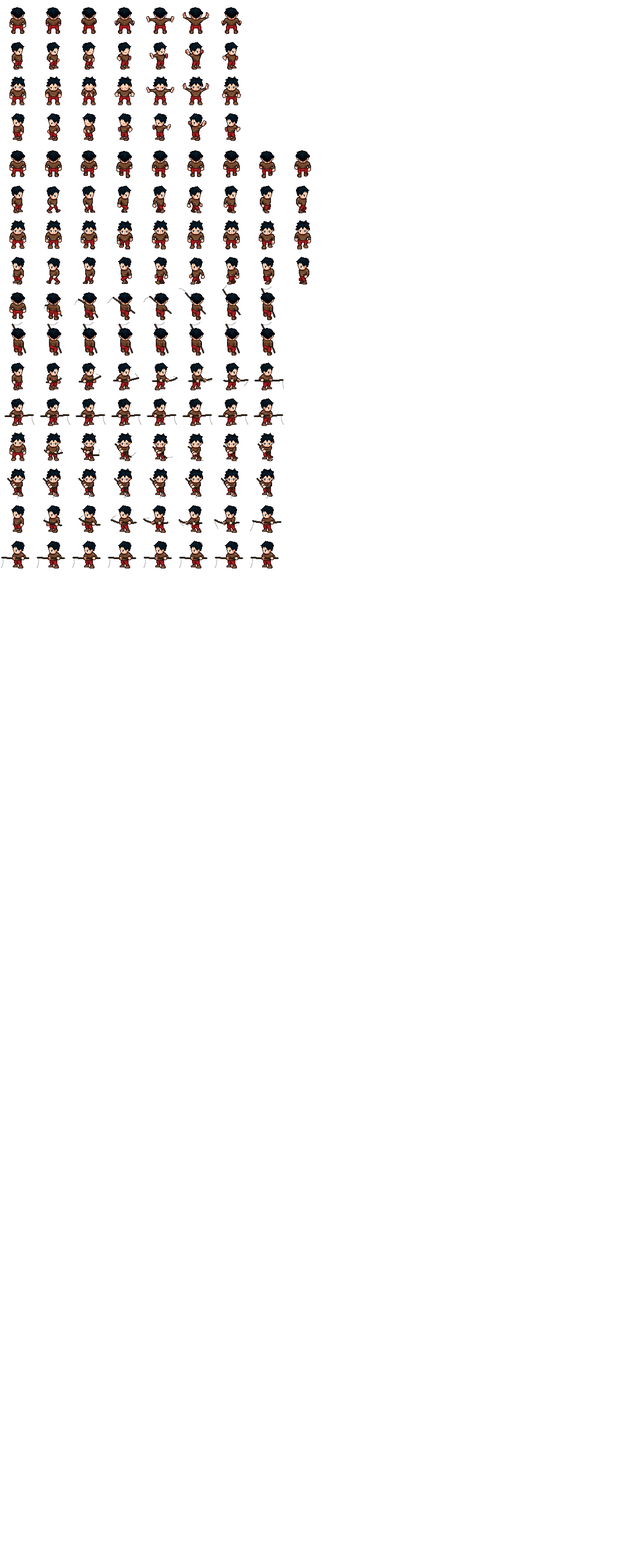
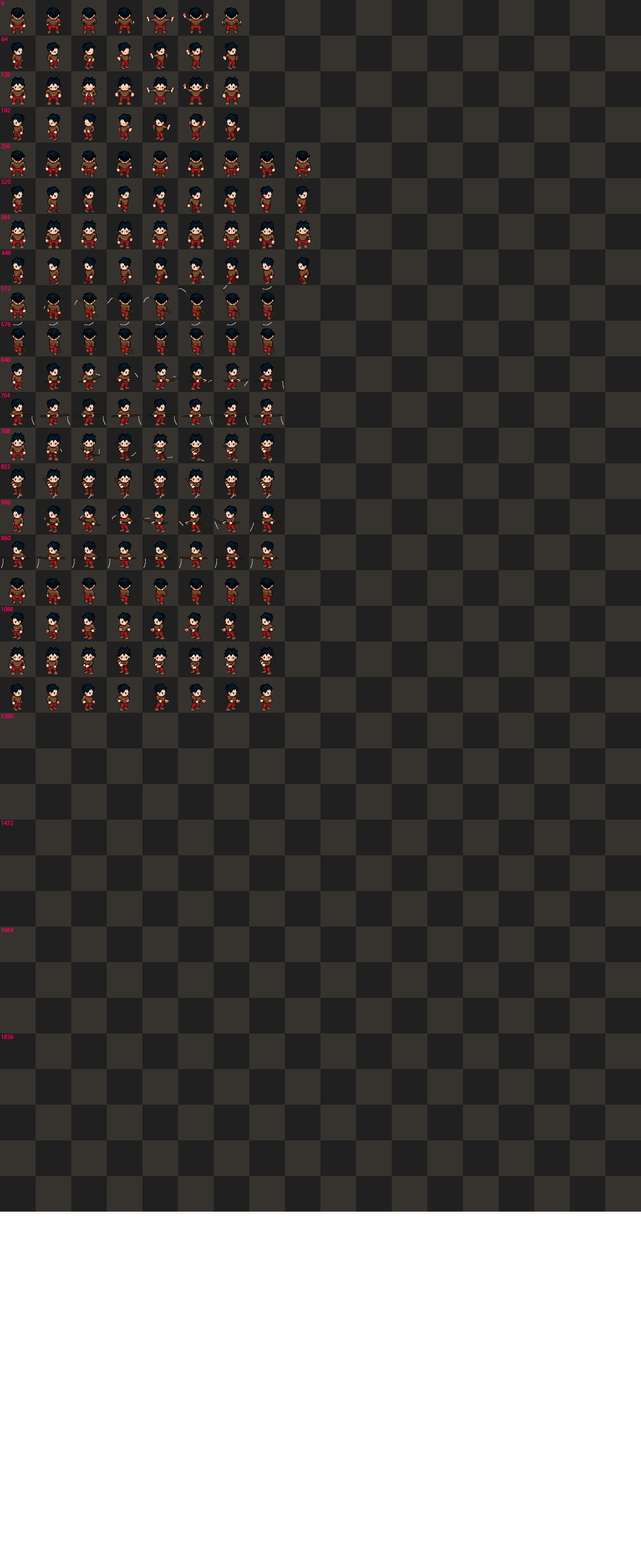
Layered file, before and after one edit (641 x 1568). Changes by layer:
added layer "Layer 2" above "Layer 120" over [8, 577, 276, 712]
showed "960" over [0, 0, 641, 1212]
